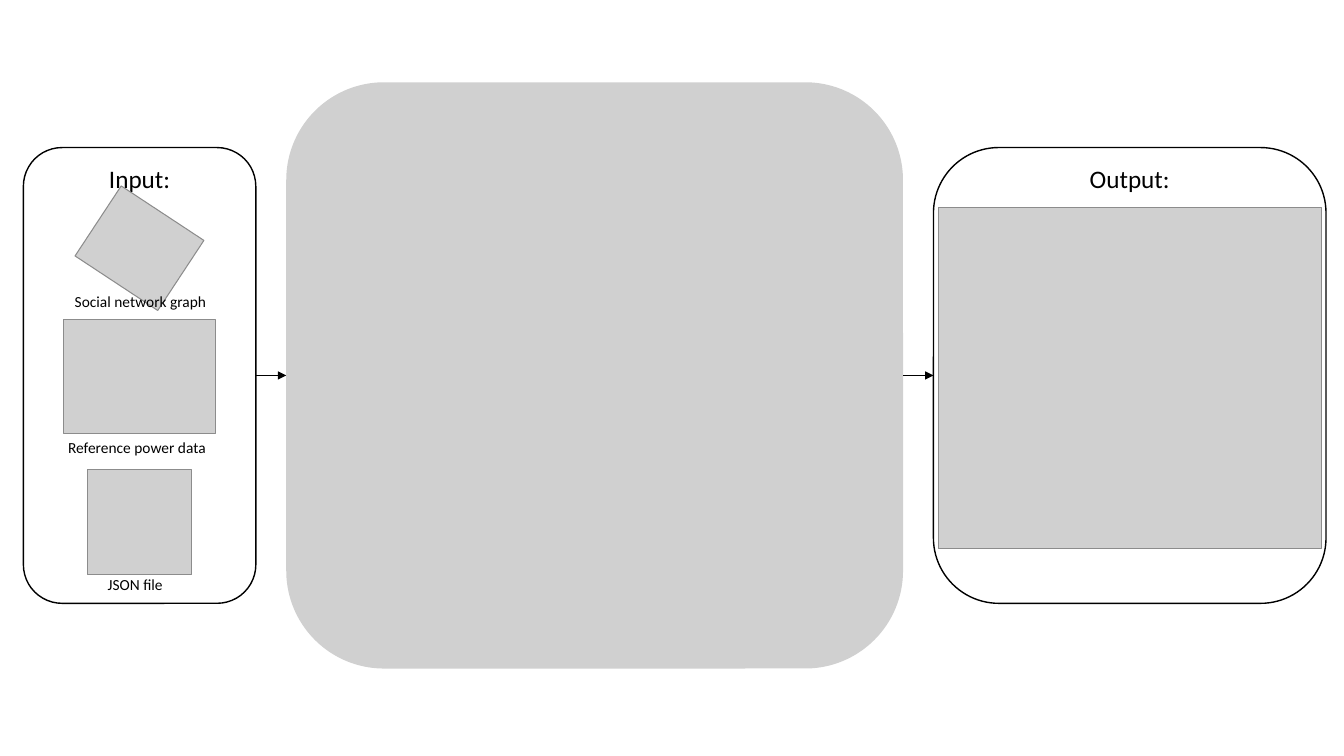
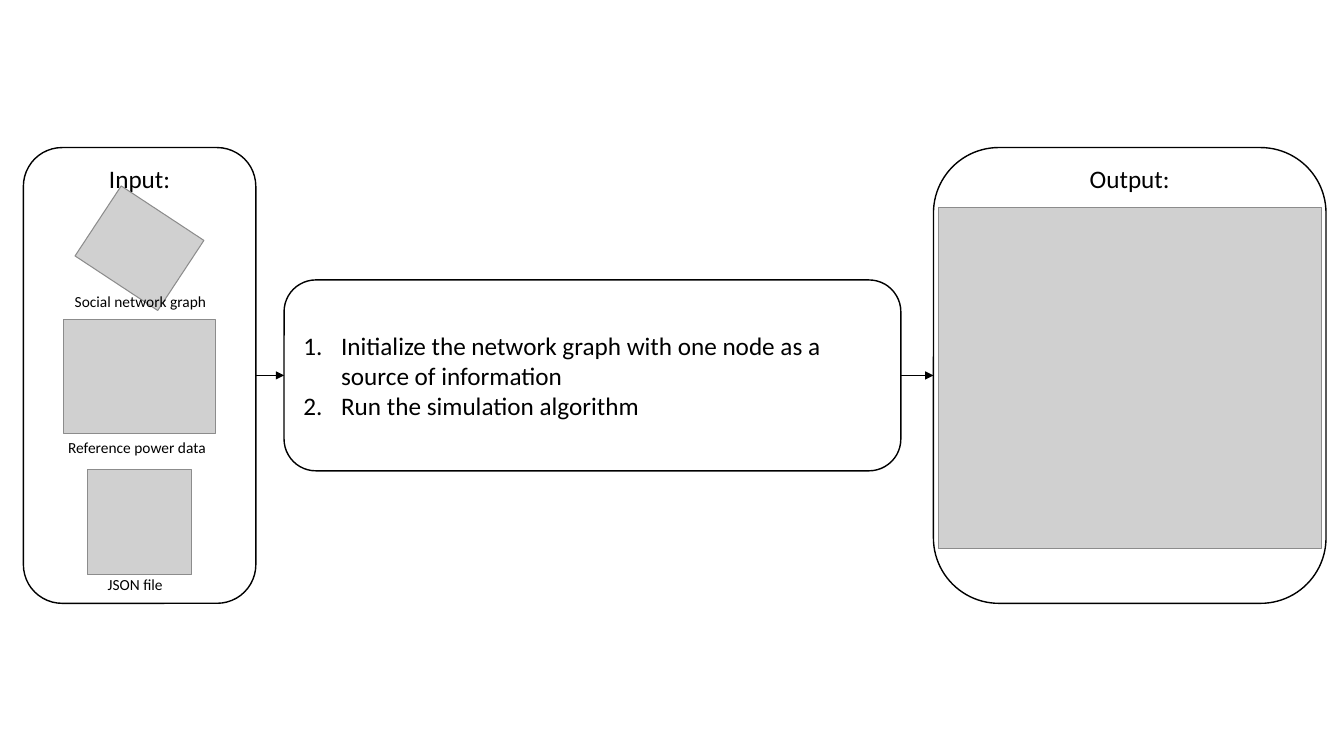
Before and after one commit to isabella-grieser/Modeling-and-Monitoring-Social-Media-Dynamics-to-predict-Electricity-Demand-Peaks, a slide deck: slide 6 of presentations/GrafikenThesis.pptx. Drawn at 1344x756 pixels with LibreOffice and Linux fonts; fonts in the diff are those of the drawing; grey boxes stand for pictures. Boxes give left, top, right and bottom in pixels: in the first picture for what was removed or moved away, otherwise in the second. Text is boxed around its words. In the diff, an @@ line names an element or a change of style, - is before the commit and + after.

```diff
--- a/presentations/GrafikenThesis.pptx
+++ b/presentations/GrafikenThesis.pptx
@@ picture removed at bbox=[286, 83, 903, 669] @@
@@ rounded rectangle added at bbox=[284, 280, 901, 471], fill #FFFFFF, outline #000000 1 pt, 18 pt, text #000000 @@
+1. Initialize the network graph with one node as a source of information
+2. Run the simulation algorithm
```
Also in this commit, not shown: 2 other slides changed, 16 other files.
